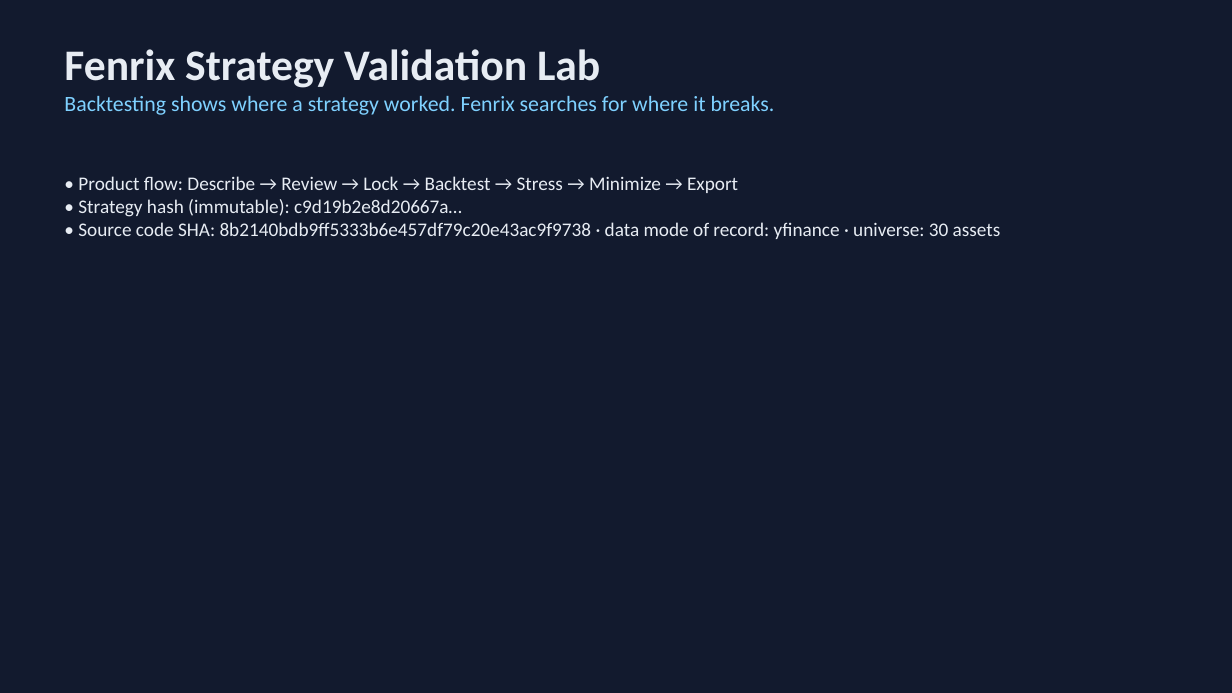
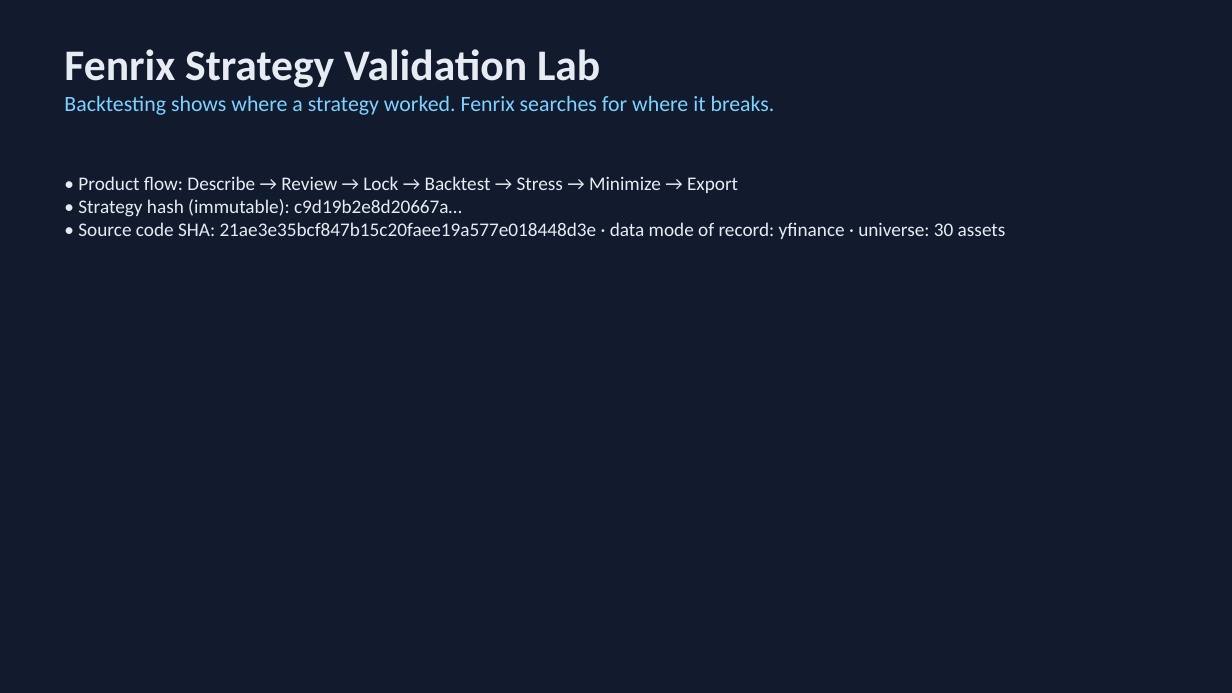
Before and after one commit to Scott-Switzer/market-fuzzer, a slide deck: slide 1 of app/static/pitch-deck/fenrix_deck.pptx. Drawn at 1232x693 pixels with LibreOffice and Linux fonts; fonts in the diff are those of the drawing. Boxes give left, top, right and bottom in pixels: in the first picture for what was removed or moved away, otherwise in the second. Text is boxed around its words. In the diff, an @@ line names an element or a change of style, - is before the commit and + after.

```diff
--- a/app/static/pitch-deck/fenrix_deck.pptx
+++ b/app/static/pitch-deck/fenrix_deck.pptx
@@ text at (78,222,1006,239): text changed @@
-• Source code SHA: 8b2140bdb9ff5333b6e457df79c20e43ac9f9738 · data mode of record: yfinance · universe: 30 assets
+• Source code SHA: 21ae3e35bcf847b15c20faee19a577e018448d3e · data mode of record: yfinance · universe: 30 assets
```
Also in this commit, not shown: 3 other slides changed, 4 other files.
